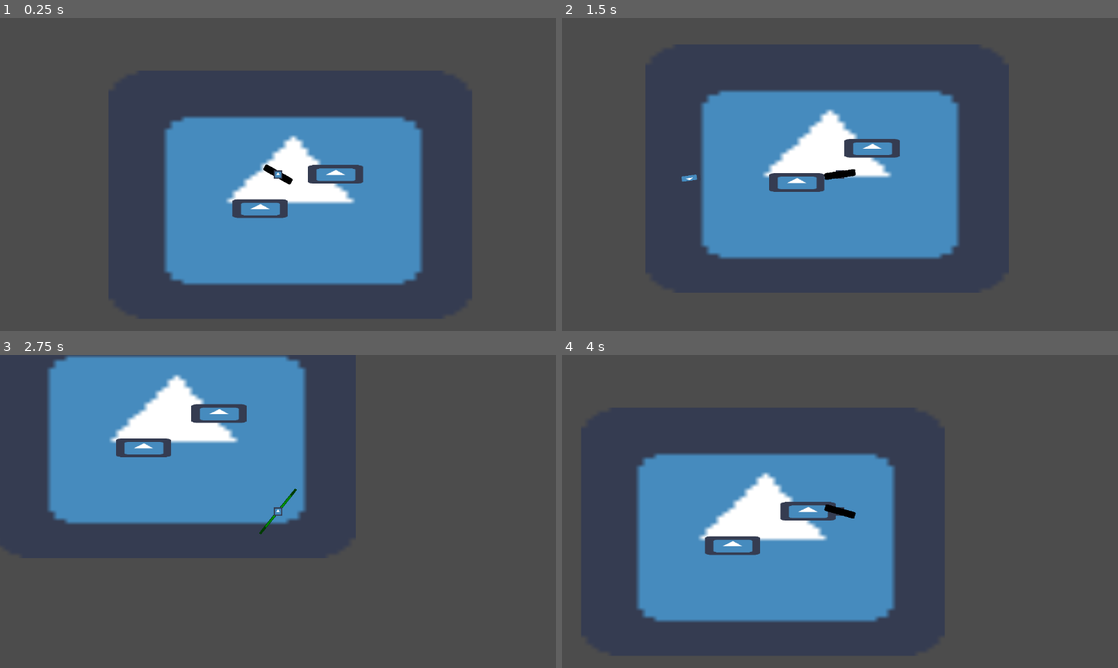
Above: before the commit, frames 1-4 (two rows, left to right).
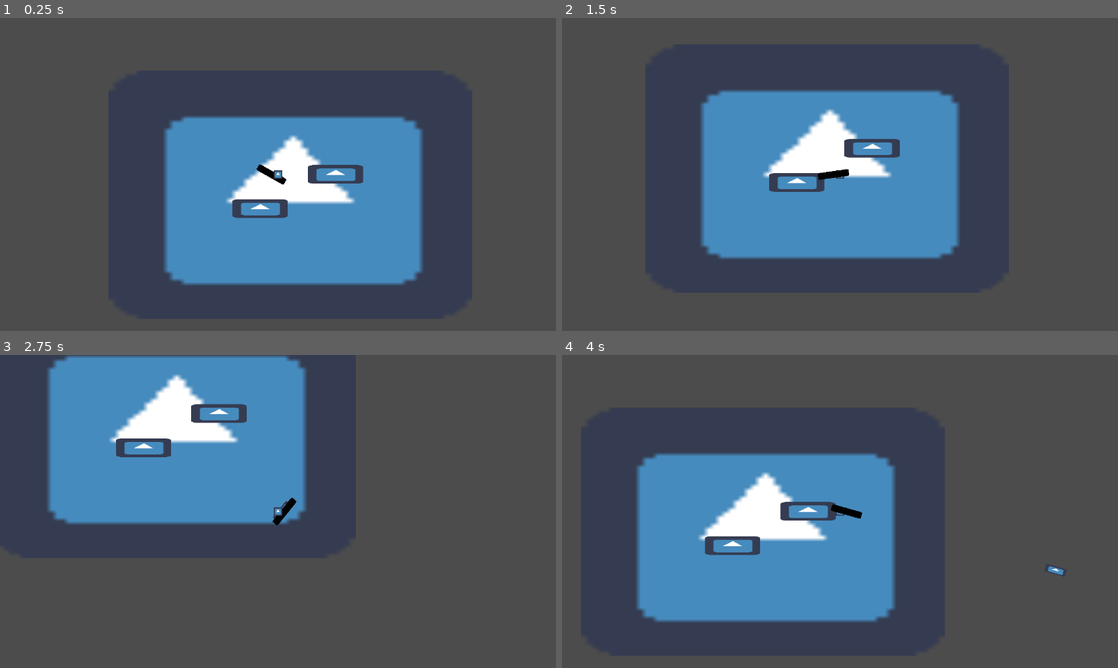
Above: after the commit, the same moments.

Repository: kjanuska/Independent-Study-Game
Game: Godot game, scene res://Scenes/Main.tscn
Two runs of this game, one before a commit and one after it. Both use one fixed random seed, a clock stepped at 60 frames per second and the inputs below. The engine's default icon, where the game draws it, is replaced by a stand-in: a white triangle on a blue panel in a dark square.
Inputs (mouse positions are in pixels of both pictures, inside the frame that each line leads up to):
- Up to frame 1 (0.25 s): no input
- Up to frame 2 (1.5 s): tap Enter at 0.5 s; move the mouse to (962, 158) at 0.52 s; hold D (ui_right) 0.53-1.28 s; hold Right mouse button (shoot) 0.53-1.28 s; click (962, 158) at 0.6 s; move the mouse to (728, 190) at 1.27 s; hold S (ui_down) from 1.28 s (still down); right-click (728, 190) at 1.35 s
- Up to frame 3 (2.75 s): click (166, 527) at 1.55 s; move the mouse to (333, 442) at 2.02 s; release S (ui_down) at 2.03 s; hold D (ui_right) from 2.03 s (still down); hold Right mouse button (shoot) from 2.03 s (still down); click (333, 442) at 2.1 s
- Up to frame 4 (4 s): move the mouse to (812, 574) at 2.77 s; release D (ui_right) at 2.78 s; release Right mouse button (shoot) at 2.78 s; hold W (ui_up) 2.78-3.53 s; right-click (812, 574) at 2.85 s; click (812, 574) at 3.05 s; move the mouse to (1006, 558) at 3.52 s; hold A (ui_left) from 3.53 s (still down); hold Right mouse button (shoot) from 3.53 s (still down); tap Space (space) at 3.6 s

The runs differ from the first frame. In frame 1, 0.1% of the frame differs, in the area x 46-53%, y 46-54%; in frame 2, 0.1%; in frame 3, 0.2%, in the area x 46-54%, y 42-58%; in frame 4, 0.2%.

Commit message:
rotation, shot cooldown
can hold to fire, weapon rotate in each hand and switch hands depending on mouse position

Diff:
--- a/Scenes/Gun/Gun.tscn
+++ b/Scenes/Gun/Gun.tscn
@@ -1,9 +1,16 @@
-[gd_scene load_steps=2 format=2]
+[gd_scene load_steps=3 format=2]
 
 [ext_resource path="res://icon.png" type="Texture" id=1]
+[ext_resource path="res://Scripts/Gun.gd" type="Script" id=2]
 
 [node name="Gun" type="Sprite"]
 modulate = Color( 0, 0, 0, 1 )
 position = Vector2( 0.0788879, -0.078897 )
 scale = Vector2( 1.1208, 0.243154 )
 texture = ExtResource( 1 )
+script = ExtResource( 2 )
+
+[node name="ShotCooldown" type="Timer" parent="."]
+wait_time = 0.2
+
+[connection signal="timeout" from="ShotCooldown" to="." method="_on_ShotCooldown_timeout"]
--- a/Scenes/Sword.tscn
+++ b/Scenes/Sword.tscn
@@ -1,11 +1,13 @@
-[gd_scene load_steps=3 format=2]
+[gd_scene load_steps=4 format=2]
 
-[ext_resource path="res://icon.png" type="Texture" id=1]
+[ext_resource path="res://Scripts/Sword.gd" type="Script" id=1]
+[ext_resource path="res://icon.png" type="Texture" id=2]
 
 [sub_resource type="RectangleShape2D" id=1]
 
 [node name="Sword" type="Area2D"]
-scale = Vector2( 17.2004, 0.0928886 )
+scale = Vector2( 4.67215, 0.103432 )
+script = ExtResource( 1 )
 
 [node name="CollisionShape2D" type="CollisionShape2D" parent="."]
 scale = Vector2( 0.402324, 3.24 )
@@ -15,4 +17,10 @@
 modulate = Color( 0, 0.976471, 0.0627451, 1 )
 self_modulate = Color( 0.305882, 1, 0.447059, 1 )
 scale = Vector2( 0.119999, 1 )
-texture = ExtResource( 1 )
+texture = ExtResource( 2 )
+
+[node name="SwordAttack" type="Timer" parent="."]
+wait_time = 0.4
+one_shot = true
+
+[connection signal="timeout" from="SwordAttack" to="." method="_on_SwordAttack_timeout"]
--- /dev/null
+++ b/Scripts/Gun.gd
@@ -0,0 +1,4 @@
+extends Sprite
+
+func _on_ShotCooldown_timeout():
+	$ShotCooldown.stop()
--- a/Scripts/Player.gd
+++ b/Scripts/Player.gd
@@ -19,6 +19,7 @@
 var ranged
 #stores preloaded gun as var
 var gun_load = preload("res://Scenes/Gun/Gun.tscn")
+var shot_cooldown
 
 #used later to assign to loaded melee weapon scene
 var melee
@@ -85,13 +86,12 @@
 		motion.y = SPEED
 		moving = true
 
-	if Input.is_action_just_pressed("shoot"):
+	if Input.is_action_pressed("shoot"):
 #		only equip ranged if currently equipped melee
 		if current_weapon == 1:
 			current_weapon = 0
 			_equip_ranged(gun_load)
 		_shoot_bullet()
-		print(mouse_rotation)
 
 	if Input.is_action_just_pressed("melee"):
 #		only equip melee if currently equipped ranged
@@ -108,6 +108,7 @@
 	ranged = gun_load.instance()
 	player.add_child(ranged)
 	ranged.set_global_position(player.get_global_position())
+	shot_cooldown = ranged.get_node("ShotCooldown")
 
 #equip ranged and remove melee if equiped
 func _equip_melee(melee_load):
@@ -117,40 +118,31 @@
 	melee.set_global_position(player.get_global_position())
 
 func _shoot_bullet():
-	var bullet = bullet_load.instance()
-	var bullet_rotation = mouse_rotation
-	bullet.set_rotation(bullet_rotation)
-	bullet.set_global_position(self.get_global_position())
-	player.add_child(bullet)
-	var direction_vector = (get_global_mouse_position() - self.get_position()).normalized()
-	bullet.direction = direction_vector
+	if shot_cooldown.is_stopped():
+		var bullet = bullet_load.instance()
+		var bullet_rotation = mouse_rotation
+		bullet.set_rotation(bullet_rotation)
+		bullet.set_global_position(ranged.get_global_position())
+		player.add_child(bullet)
+		var direction_vector = (get_global_mouse_position() - self.get_position()).normalized()
+		bullet.direction = direction_vector
+		shot_cooldown.start()
 
 func _melee_attack():
 	print("attack")
 	$SwordAttack.start()
 
 func _set_weapon_rotation(weapon):
-	var weapon_rotation = mouse_rotation
-# instead of making the weapon rotate around the center point i want to make it rotate around a circle
-# whose center is the center of the player so the weapon is off to the side and not in the middle
-# or
-# make the weapons rotate around one point but move them left or right some amount depending on where the mouse cursor is
-# (left or right side of the screen)
-	weapon.set_rotation(weapon_rotation)
-	if sign(weapon_rotation) == -1:
+	weapon.set_rotation(mouse_rotation)
+	if sign(mouse_rotation) == -1:
 		weapon.set_z_index(-1)
 	else:
 		weapon.set_z_index(1)
 
-# need to figure out how to get the sprite node of a weapon and flip that horizontally based on where the mouse cursor is
-# angle is in radians, top middle is pi/2
-# the absolute value of anything to the left of pi/2 (the middle line) should be greater than pi/2
-# less than pi/2 for the right
-#
-#	if abs(mouse_rotation) > PI/2:
-#		weapon.sprite.flip_h = true
-#	else:
-#		weapon.sprite.flip_h = false
+	if abs(mouse_rotation) > PI/2:
+		weapon.position.x = -15
+	else:
+		weapon.position.x = 15
 
 #timer that sets how long and how fast you dash
 func _on_DashTimer_timeout():
--- /dev/null
+++ b/Scripts/Sword.gd
@@ -0,0 +1,4 @@
+extends Area2D
+
+func _on_SwordAttack_timeout():
+	pass # Replace with function body.
